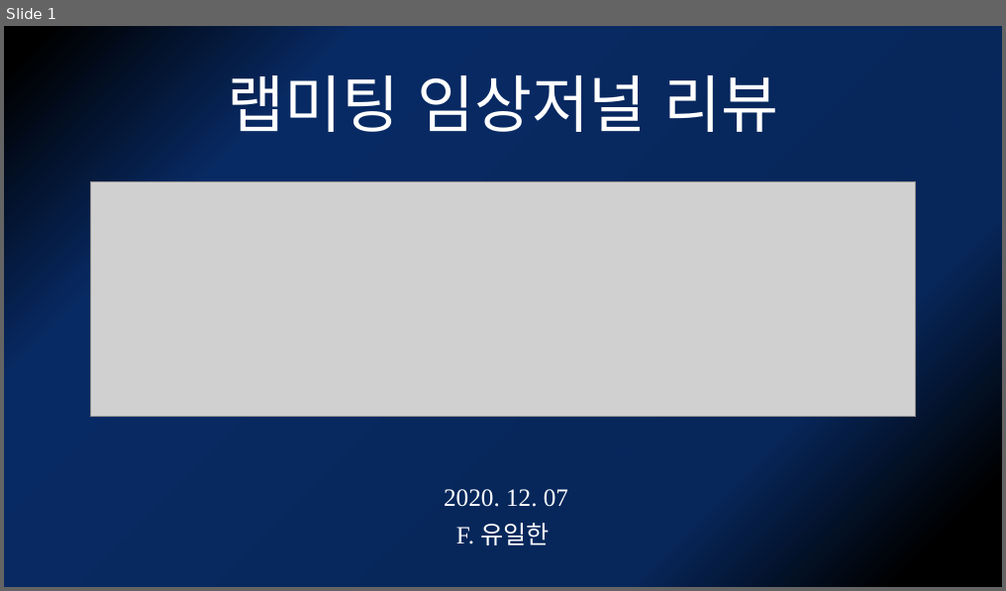
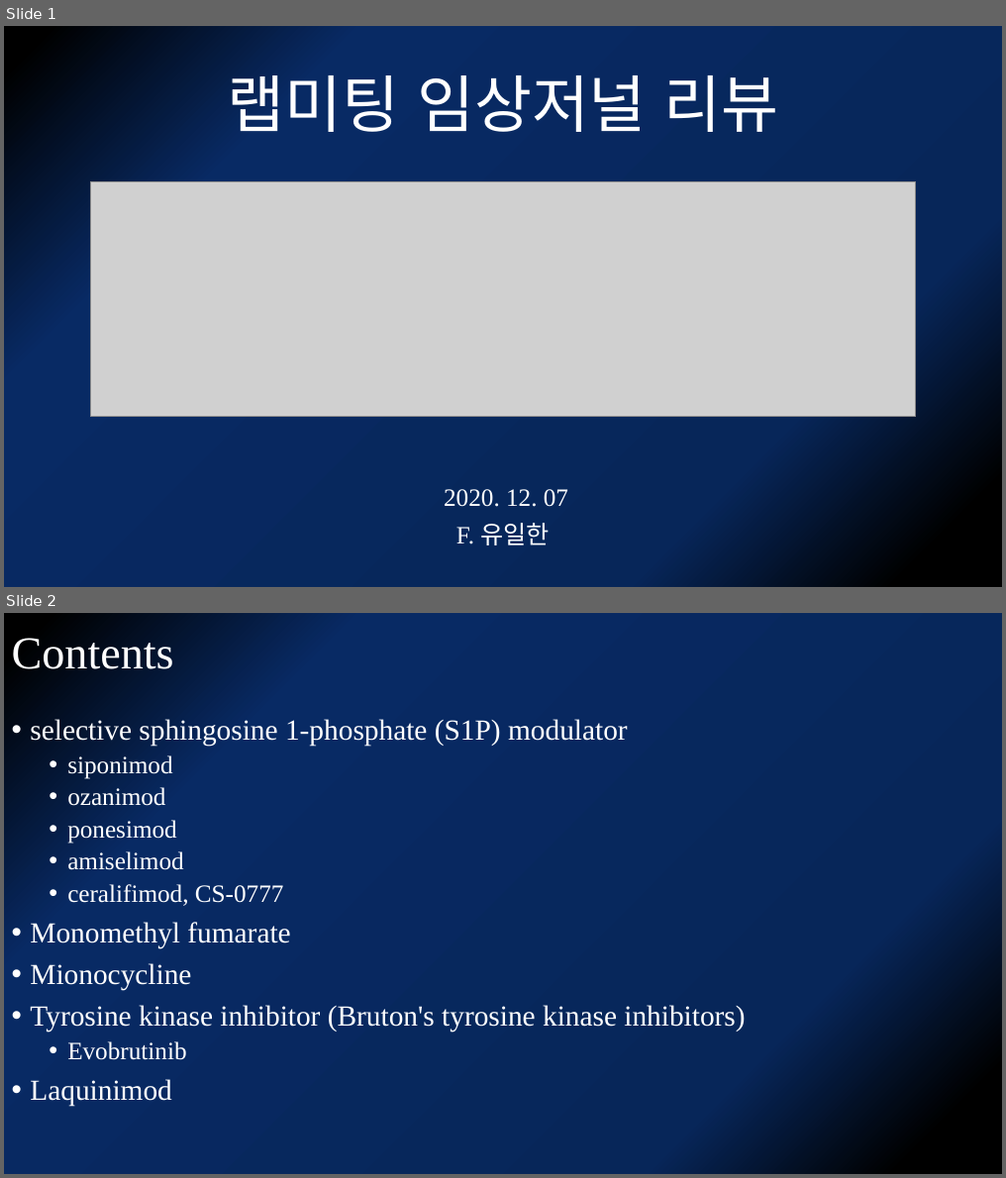
Before and after one commit to kjfdf/12.07_lab_meeting, a slide deck: 2020.12.07 유일한 임상저널리뷰.pptx. Shown one above the other, each under a label of ours: slide 1 before the commit, slides 1 and 2 after it. The pictures are 1006x591 and 1006x1178 pixels, drawn with LibreOffice and Linux fonts; fonts in the diff are those of the drawing; grey boxes stand for pictures. Boxes give left, top, right and bottom in pixels: in the first picture for what was removed or moved away, otherwise in the second. Text is boxed around its words. In the diff, an @@ line names an element or a change of style, - is before the commit and + after.

```diff
--- a/2020.12.07 유일한 임상저널리뷰.pptx
+++ b/2020.12.07 유일한 임상저널리뷰.pptx
@@ slide 2 added at [4,613,1002,1174], background gradient #000000 to #072659 to #082A64 @@
@@ title added at [12,638,174,669], 44 pt, text #FFFFFF @@
+Contents
@@ text added at [30,719,745,1106], 28 pt, text #FFFFFF @@
+• selective sphingosine 1-phosphate (S1P) modulator
+  • siponimod
+  • ozanimod
+  • ponesimod
+  • amiselimod
+  • ceralifimod, CS-0777
+• Monomethyl fumarate
+• Mionocycline
+• Tyrosine kinase inhibitor (Bruton's tyrosine kinase inhibitors)
+  • Evobrutinib
+• Laquinimod
```
Also in this commit, not shown: 9 other slides added, 6 slides removed.
